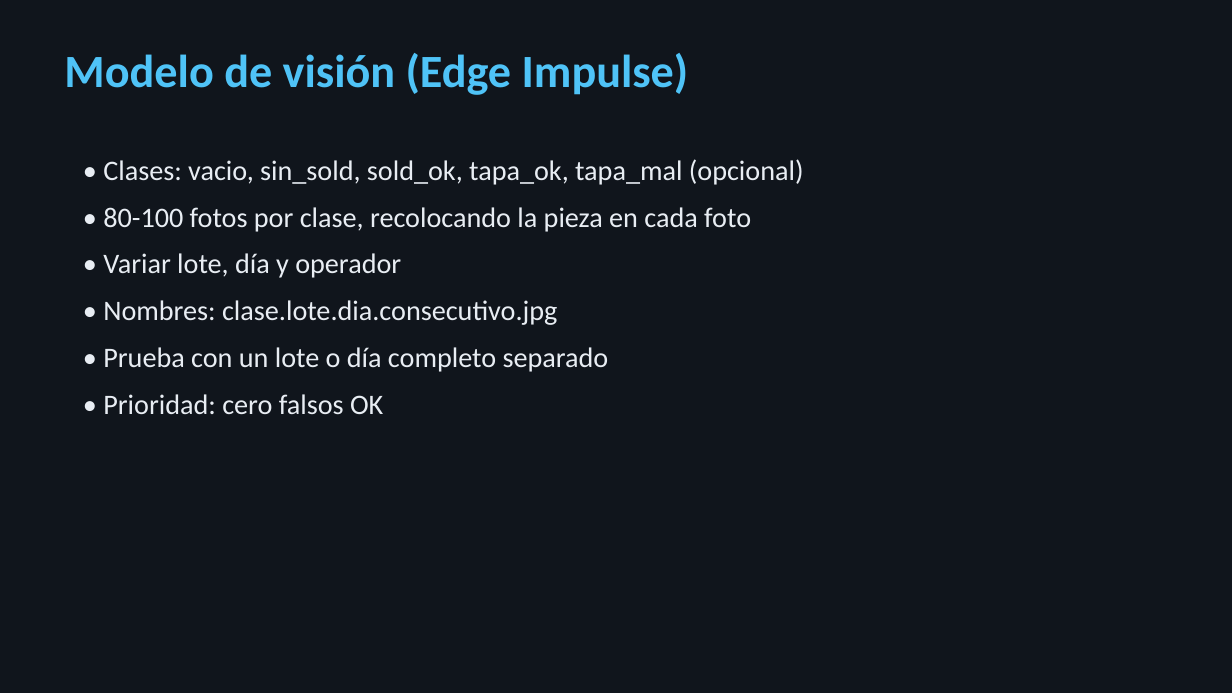
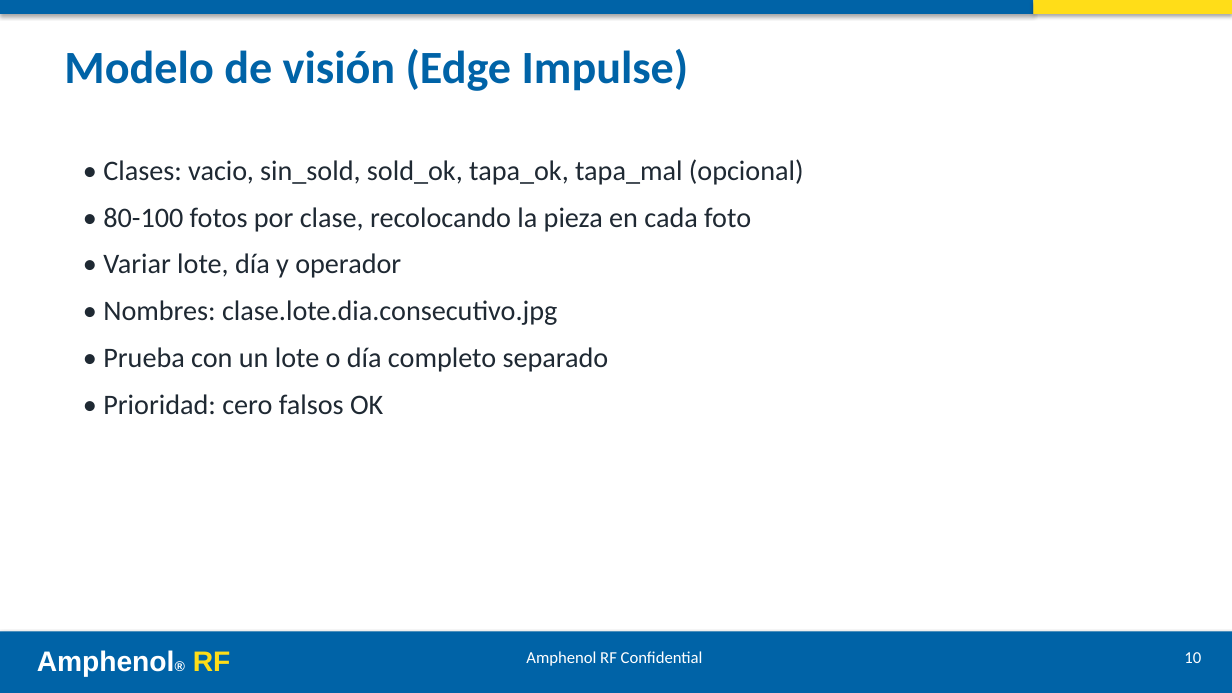
Before and after one commit to ricardosalmeron71-png/inspeccion-vision-solder-cap, a slide deck: slide 10 of docs/presentacion.pptx. Drawn at 1232x693 pixels with LibreOffice and Linux fonts; fonts in the diff are those of the drawing. Boxes give left, top, right and bottom in pixels: in the first picture for what was removed or moved away, otherwise in the second. Text is boxed around its words. In the diff, an @@ line names an element or a change of style, - is before the commit and + after.

```diff
--- a/docs/presentacion.pptx
+++ b/docs/presentacion.pptx
@@ background #10151C to #FFFFFF @@
@@ rectangle added at (0,0,1033,14), fill #0063A7 @@
@@ rectangle added at (1033,0,1232,14), fill #FFDD18 @@
@@ text "Modelo de visión (Edge Impulse)" at (64,49,689,91): text colour #4FC3F7 to #0063A7 @@
@@ text "• Clases: vacio, sin_sold, sold_ok, ..." at (103,159,804,414): text colour #E8EDF3 to #1F2933 @@
@@ rectangle added at (0,631,1232,693), fill #0063A7 @@
@@ text added at (37,650,231,677), 22 pt, text #FFFFFF, bold @@
+Amphenol® RF
@@ text added at (526,651,703,666), 13 pt, text #FFFFFF @@
+Amphenol RF Confidential
@@ text added at (1184,652,1201,663), 13 pt, text #FFFFFF @@
+10
```
Also in this commit, not shown: 12 other slides changed, 1 other file.
